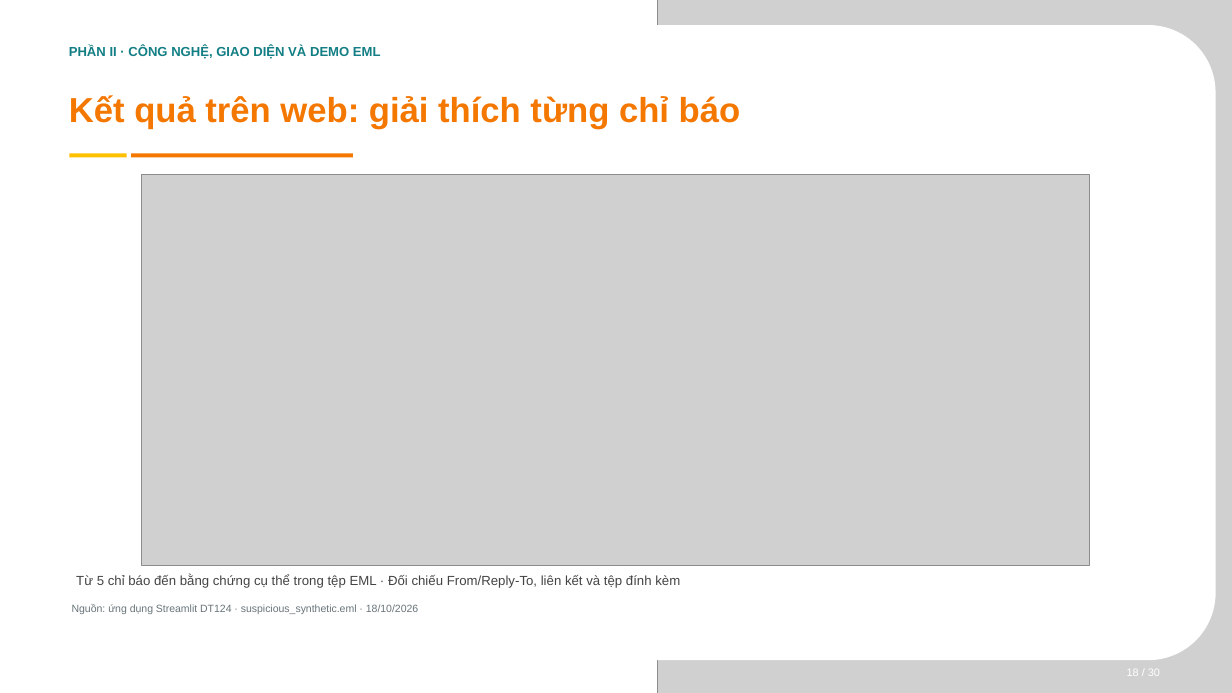
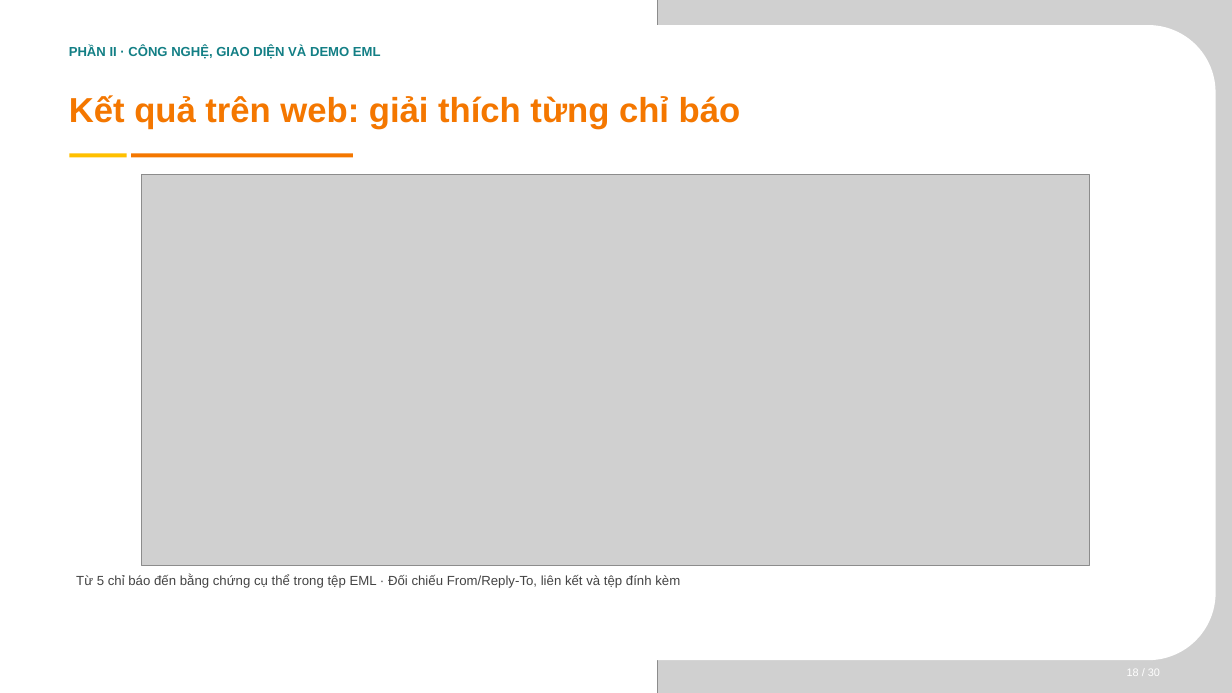
Before and after one commit to phat230/LAB_AT_BMHTTT, a slide deck: slide 10 of LAB6/BC_giau_ky_DT124/slide báo cáo/SLIDE_BAO_CAO_DT124.pptx (slide 18 before the commit). Drawn at 1232x693 pixels with LibreOffice and Linux fonts; fonts in the diff are those of the drawing; grey boxes stand for pictures; background and template pictures are left out. Boxes give left, top, right and bottom in pixels: in the first picture for what was removed or moved away, otherwise in the second. Text is boxed around its words. In the diff, an @@ line names an element or a change of style, - is before the commit and + after.

```diff
--- a/LAB6/BC_giau_ky_DT124/slide báo cáo/SLIDE_BAO_CAO_DT124.pptx
+++ b/LAB6/BC_giau_ky_DT124/slide báo cáo/SLIDE_BAO_CAO_DT124.pptx
@@ text removed at [72, 604, 418, 614] @@
-Nguồn: ứng dụng Streamlit DT124 · suspicious_synthetic.eml · 18/10/2026
```
Also in this commit, not shown: 18 other slides changed, 9 slides removed, 1 other file.
